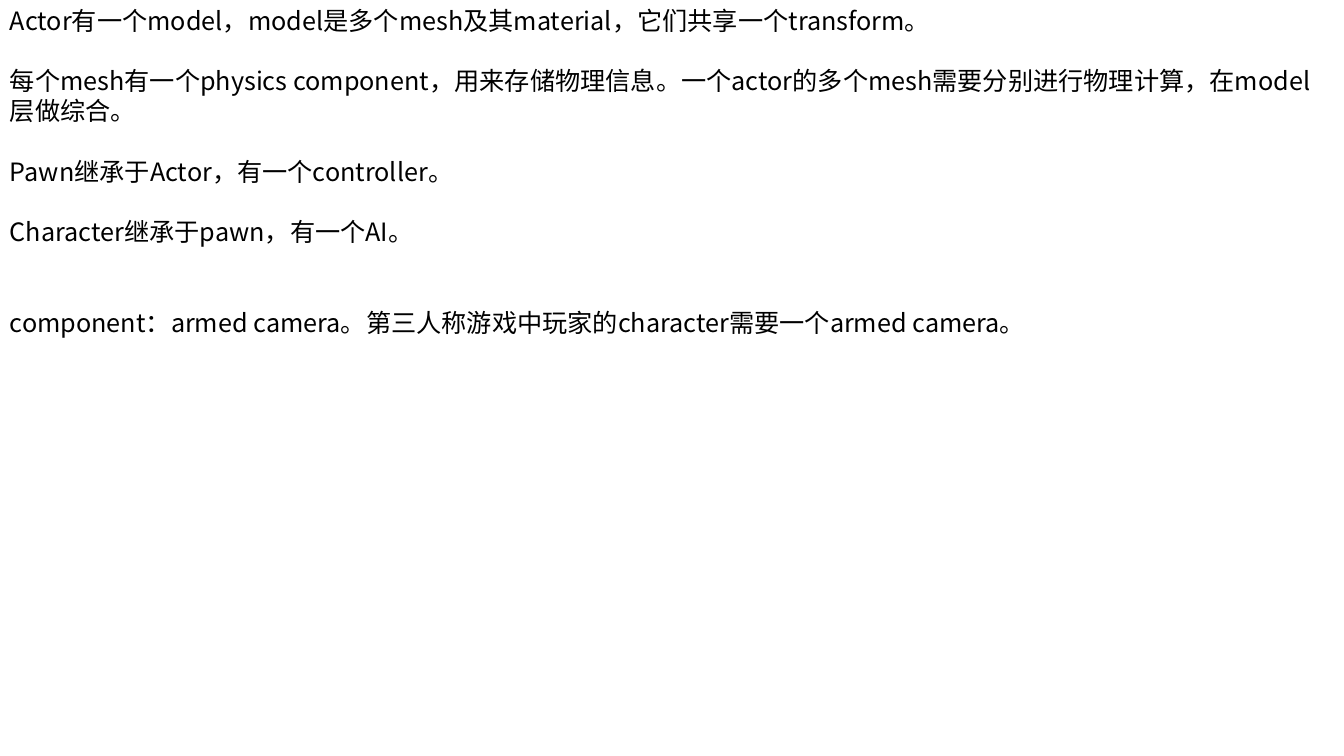
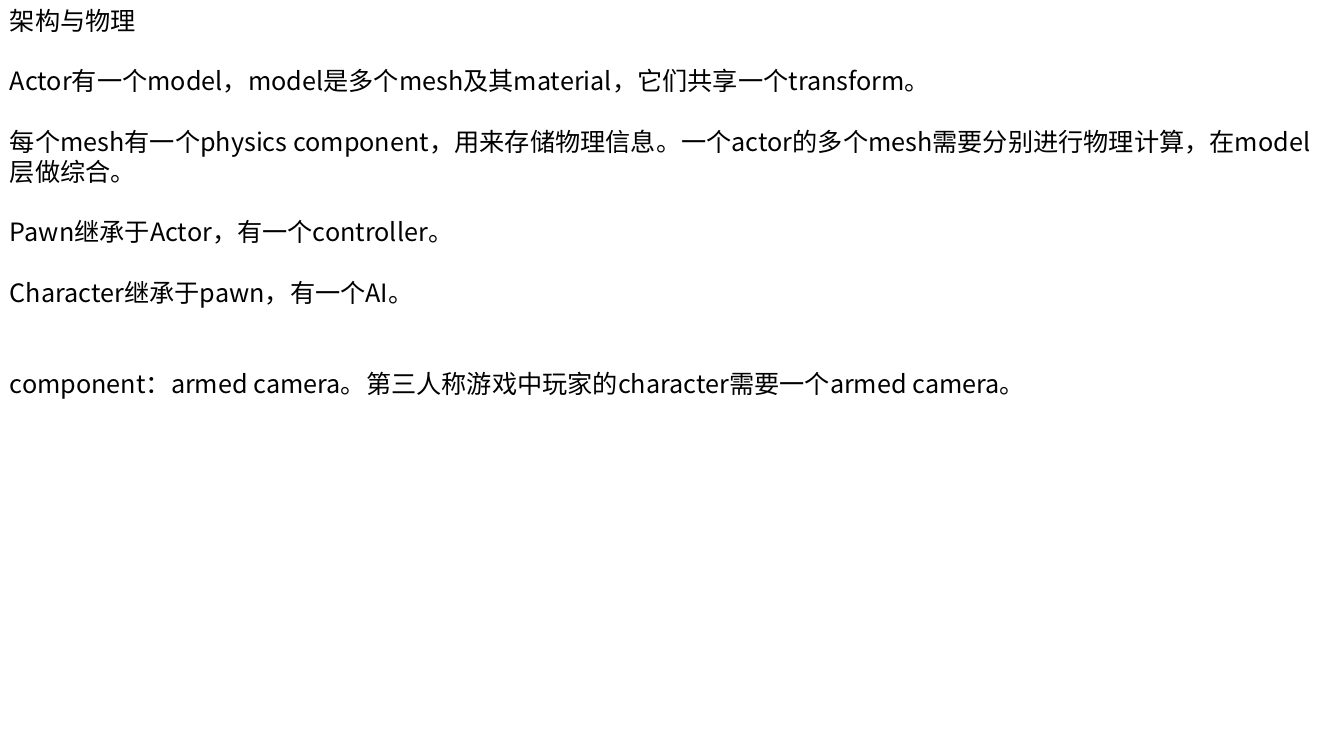
Before and after one commit to huangshansong/Hazel, a slide deck: slide 13 of 未来修改.pptx (slide 6 before the commit). Drawn at 1344x756 pixels with LibreOffice and Linux fonts; fonts in the diff are those of the drawing. Boxes give left, top, right and bottom in pixels: in the first picture for what was removed or moved away, otherwise in the second. Text is boxed around its words. In the diff, an @@ line names an element or a change of style, - is before the commit and + after.

```diff
--- a/未来修改.pptx
+++ b/未来修改.pptx
@@ text at <box>10,8,136,32</box>: paragraph added @@
+架构与物理
```
Also in this commit, not shown: 3 other slides changed, 10 other files.
